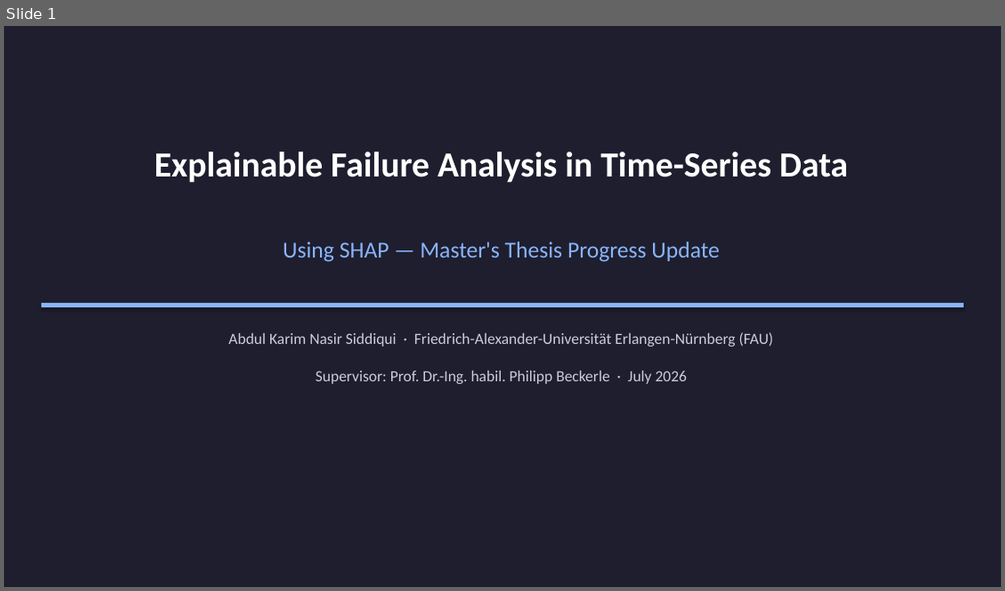
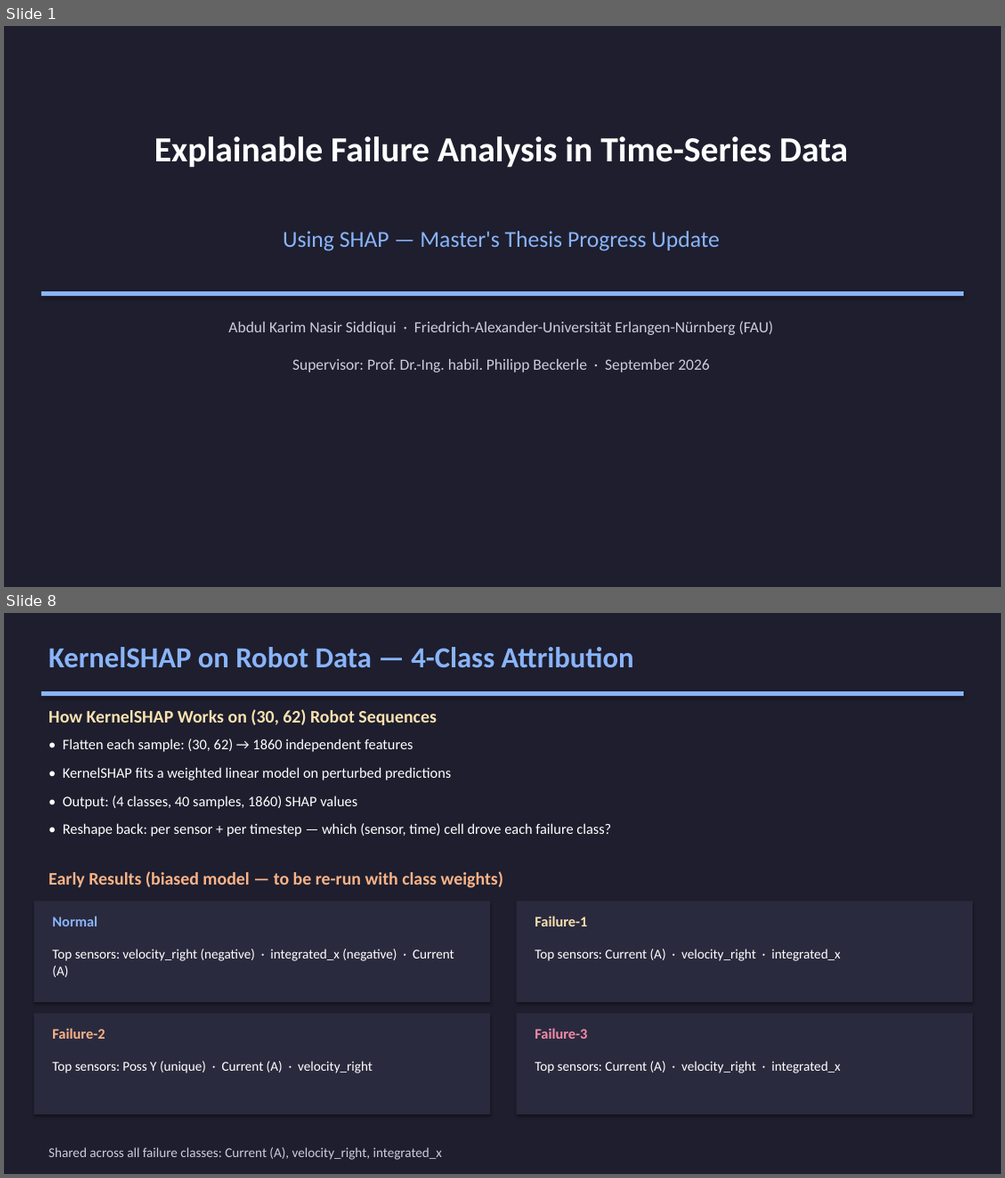
Before and after one commit to karimnasir553/MA_Siddiqui, a slide deck: MA_Siddiqui_Progress.pptx. Shown one above the other, each under a label of ours: slide 1 before the commit, slides 1 and 8 after it; the slides between them are not shown. The pictures are 1005x591 and 1005x1178 pixels, drawn with LibreOffice and Linux fonts; fonts in the diff are those of the drawing. Boxes give left, top, right and bottom in pixels: in the first picture for what was removed or moved away, otherwise in the second. Text is boxed around its words. In the diff, an @@ line names an element or a change of style, - is before the commit and + after.

```diff
--- a/MA_Siddiqui_Progress.pptx
+++ b/MA_Siddiqui_Progress.pptx
@@ slide 8 added at <box>4,613,1001,1174</box>, background #FFFFFF @@
@@ rectangle added at <box>4,613,1001,1174</box>, fill #1E1E2E @@
@@ text added at <box>48,647,634,668</box>, 28 pt, text #89B4FA, bold @@
+KernelSHAP on Robot Data — 4-Class Attribution
@@ rectangle added at <box>41,691,963,696</box>, fill #89B4FA @@
@@ text added at <box>48,709,437,725</box>, 17 pt, text #F9E2AF, bold @@
+How KernelSHAP Works on (30, 62) Robot Sequences
@@ text added at <box>63,738,413,752</box>, 14 pt, text #FFFFFF @@
+• Flatten each sample: (30, 62) → 1860 independent features
@@ text added at <box>63,767,451,780</box>, 14 pt, text #FFFFFF @@
+• KernelSHAP fits a weighted linear model on perturbed predictions
@@ text added at <box>63,795,357,809</box>, 14 pt, text #FFFFFF @@
+• Output: (4 classes, 40 samples, 1860) SHAP values
@@ text added at <box>63,823,611,836</box>, 14 pt, text #FFFFFF @@
+• Reshape back: per sensor + per timestep — which (sensor, time) cell drove each failure class?
@@ text added at <box>48,871,503,888</box>, 17 pt, text #FAB387, bold @@
+Early Results (biased model — to be re-run with class weights)
@@ rectangle added at <box>34,900,490,1002</box>, fill #2A2A3E @@
@@ rectangle added at <box>517,900,972,1002</box>, fill #2A2A3E @@
@@ text added at <box>52,916,97,926</box>, 14 pt, text #89B4FA, bold @@
+Normal
@@ text added at <box>534,916,587,926</box>, 14 pt, text #F9E2AF, bold @@
+Failure-1
@@ text added at <box>52,949,454,977</box>, 13 pt, text #FFFFFF @@
+Top sensors: velocity_right (negative) · integrated_x (negative) · Current (A)
@@ text added at <box>534,949,840,961</box>, 13 pt, text #FFFFFF @@
+Top sensors: Current (A) · velocity_right · integrated_x
@@ rectangle added at <box>34,1013,490,1114</box>, fill #2A2A3E @@
@@ text added at <box>52,1028,105,1038</box>, 14 pt, text #FAB387, bold @@
+Failure-2
@@ rectangle added at <box>517,1013,972,1114</box>, fill #2A2A3E @@
@@ text added at <box>534,1028,587,1038</box>, 14 pt, text #F38BA8, bold @@
+Failure-3
@@ text added at <box>52,1061,372,1073</box>, 13 pt, text #FFFFFF @@
+Top sensors: Poss Y (unique) · Current (A) · velocity_right
@@ text added at <box>534,1061,840,1073</box>, 13 pt, text #FFFFFF @@
+Top sensors: Current (A) · velocity_right · integrated_x
@@ text added at <box>48,1147,442,1159</box>, 13 pt, text #CCCCDD @@
+Shared across all failure classes: Current (A), velocity_right, integrated_x
@@ slide 1 changed as well @@
@@ 3 texts, 1 rectangle: place and size @@
-3 texts, 1 rectangle at <box>41,151,963,346</box>
+3 texts, 1 rectangle at <box>41,136,963,335</box>
@@ text at <box>292,359,709,372</box>: text changed @@
-Supervisor: Prof. Dr.-Ing. habil. Philipp Beckerle · July 2026
+Supervisor: Prof. Dr.-Ing. habil. Philipp Beckerle · September 2026
```
Also in this commit, not shown: 2 other slides changed, 10 other slides added, 14 slides removed, 1 other file.
